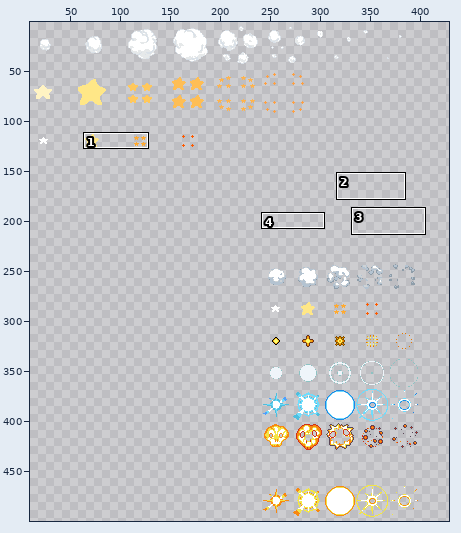
Two versions of one sprite sheet, Locust.gmx/sprites/images/sprEffects_0.png. The picture above shows the old version from afar; the outline marks the close-up.
Close-up. Before the commit:
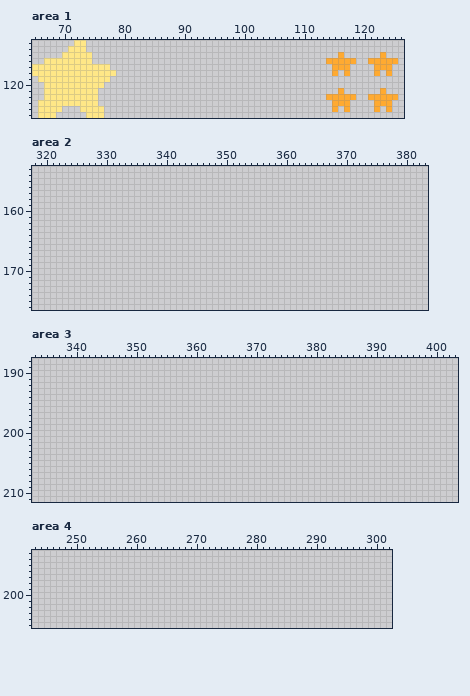
The file is 448x512 pixels. Shown: area 1: x 65..126, y 113..125; area 2: x 318..383, y 153..176; area 3: x 333..403, y 188..211; area 4: x 243..302, y 193..205. The wide view leaves out empty margins. The commit also changed other parts of the picture, which this record leaves out.
After the commit:
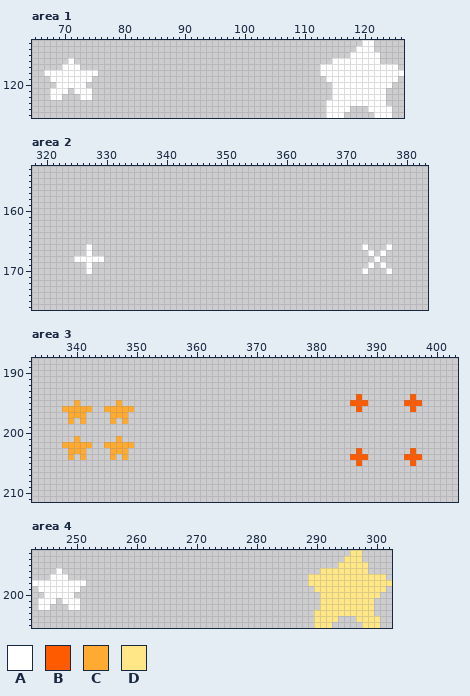
Palette (. is transparent): A #ffffff  B #fe5a00  C #ffaa31  D #ffe787
Change:
Area 1:
Colour A now appears in row 113 at x 120 to 121; in row 114 at x 119 to 121; in row 115 at x 118 to 122; in row 116 at x 119 to 120; in row 117 at x 113 to 114, 118 to 121 and 125; in row 118 at x 113 to 114, 116, 118 to 121, 123 and 125 to 126.
Colour A now appears in row 119 at x 114 to 125; in row 120 at x 115 to 124; in row 121 at x 115 and 117 to 122; in row 122 at x 119 to 120; in row 123 at x 114 and 118 to 121; in row 124 at x 114, 116, 121 and 123.
Colour A now appears in row 125 at x 114 to 116 and 122 to 124.
The author changed colour C to colour A in row 116 at x 115 to 118 and 121 to 122; in row 117 at x 115 to 117 and 122 to 124; in row 118 at x 115, 117, 122 and 124; in row 121 at x 116 and 123; in row 122 at x 115 to 118 and 121 to 123; in row 123 at x 115 to 117 and 122 to 123.
The author changed colour C to colour A in row 124 at x 115, 117, 122 and 124.
The author changed colour D to colour A in row 116 at x 71; in row 117 at x 70 to 72; in row 118 at x 67 to 75; in row 119 at x 68 to 74; in row 120 at x 69 to 73; in row 121 at x 68 to 70 and 72 to 74.
The author changed colour D to colour A in row 122 at x 68 to 69 and 73 to 74.
The edit erases colour C in row 115 at x 116 and 123; in row 116 at x 114 and 123 to 125; in row 122 at x 114 and 124 to 125; in row 123 at x 124.
The edit erases colour D in row 113 at x 72 to 73; in row 114 at x 71 to 73; in row 115 at x 70 to 74; in row 116 at x 67 to 70 and 72 to 74; in row 117 at x 65 to 69 and 73 to 77; in row 118 at x 65 to 66 and 76 to 78.
The edit erases colour D in row 119 at x 66 to 67 and 75 to 77; in row 120 at x 67 to 68 and 74 to 76; in row 121 at x 67, 71 and 75; in row 122 at x 67, 70 to 72 and 75; in row 123 at x 66 to 75; in row 124 at x 66 to 69 and 73 to 76.
The edit erases colour D in row 125 at x 66 to 68 and 74 to 76.
Area 2:
Colour A now appears in row 166 at x 327, 373 and 377; in row 167 at x 327, 374 and 376; in row 168 at x 325 to 329 and 375; in row 169 at x 327, 374 and 376; in row 170 at x 327, 373 and 377.
Area 3:
Colour B now appears in row 194 at x 387 and 396; in row 195 at x 386 to 388 and 395 to 397; in row 196 at x 387 and 396; in row 203 at x 387 and 396; in row 204 at x 386 to 388 and 395 to 397; in row 205 at x 387 and 396.
Colour C now appears in row 195 at x 340 and 347; in row 196 at x 338 to 342 and 345 to 349; in row 197 at x 339 to 341 and 346 to 348; in row 198 at x 339, 341, 346 and 348; in row 201 at x 340 and 347; in row 202 at x 338 to 342 and 345 to 349.
Colour C now appears in row 203 at x 339 to 341 and 346 to 348; in row 204 at x 339, 341, 346 and 348.
Area 4:
Colour A now appears in row 196 at x 247; in row 197 at x 246 to 248; in row 198 at x 243 to 251; in row 199 at x 244 to 250; in row 200 at x 245 to 249; in row 201 at x 244 to 246 and 248 to 250.
Colour A now appears in row 202 at x 244 to 245 and 249 to 250.
Colour D now appears in row 193 at x 296 to 297; in row 194 at x 295 to 297; in row 195 at x 294 to 298; in row 196 at x 291 to 298; in row 197 at x 289 to 301; in row 198 at x 289 to 302.
Colour D now appears in row 199 at x 290 to 301; in row 200 at x 291 to 300; in rows 201 to 202 at x 291 to 299; in row 203 at x 290 to 299; in row 204 at x 290 to 293 and 297 to 300; in row 205 at x 290 to 292 and 298 to 300.
